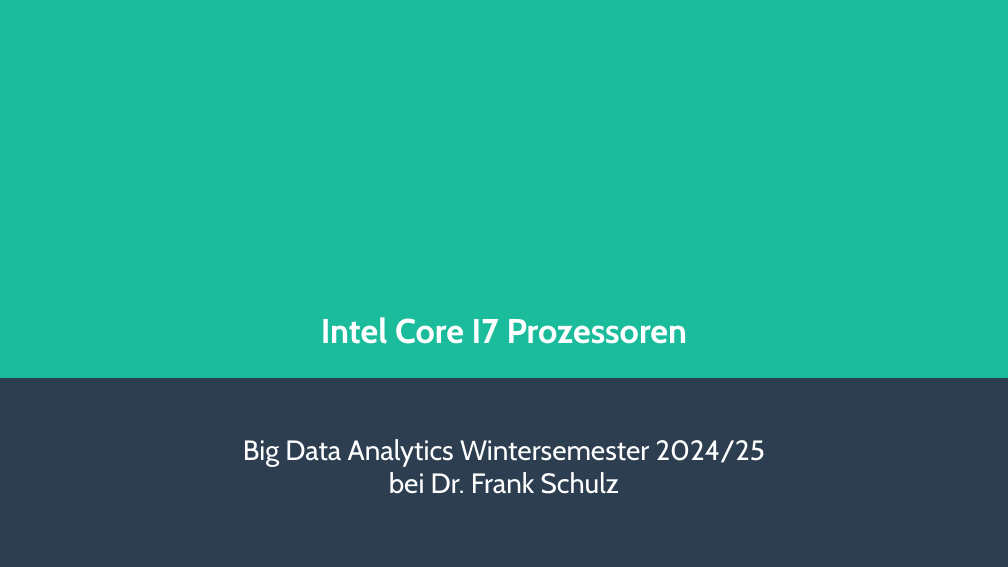
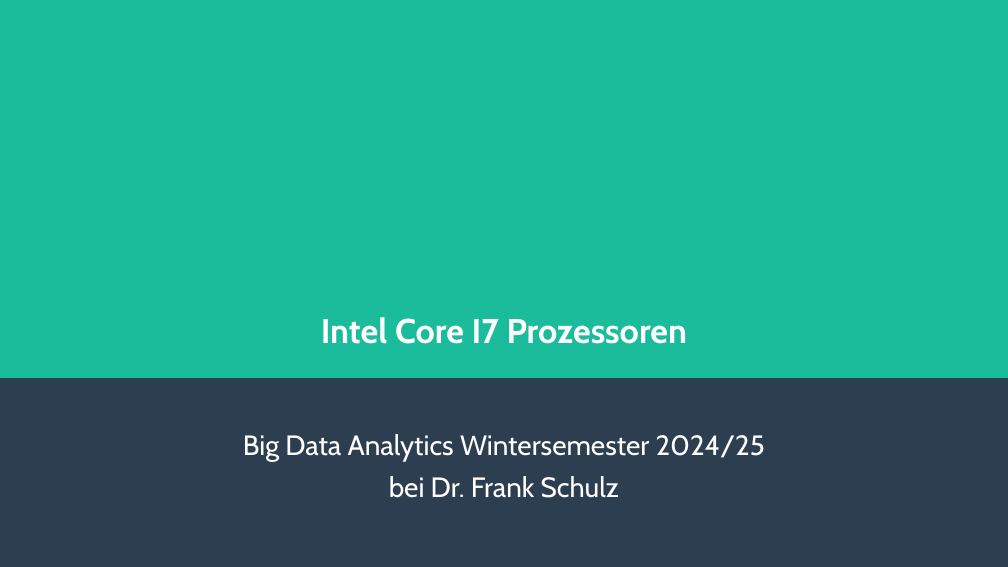
Before and after one commit to lamasmithueten/big_data_analytics, a slide deck: slide 1 of präsentation_izz_da__BIIIIIIIIIIIIIIIIIIIIIIIIIIRAAAAAAAAAAAAAAAAAAAAAAAAA.odp. Drawn at 1008x567 pixels with LibreOffice and Linux fonts; fonts in the diff are those of the drawing. Boxes give left, top, right and bottom in pixels: in the first picture for what was removed or moved away, otherwise in the second. Text is boxed around its words. In the diff, an @@ line names an element or a change of style, - is before the commit and + after.

```diff
--- a/präsentation_izz_da__BIIIIIIIIIIIIIIIIIIIIIIIIIIRAAAAAAAAAAAAAAAAAAAAAAAAA.odp
+++ b/präsentation_izz_da__BIIIIIIIIIIIIIIIIIIIIIIIIIIRAAAAAAAAAAAAAAAAAAAAAAAAA.odp
@@ rectangle removed at bbox=[0, 0, 1008, 567] @@
@@ freeform shape added at bbox=[0, 0, 1008, 567], fill #2C3E50 @@
@@ subtitle "Big Data Analytics Wintersemester 2024/25" at bbox=[243, 434, 765, 498]: more space between paragraphs @@
```
Also in this commit, not shown: 8 other slides changed, 1 slide added, 1 slide removed, 1 other file.
